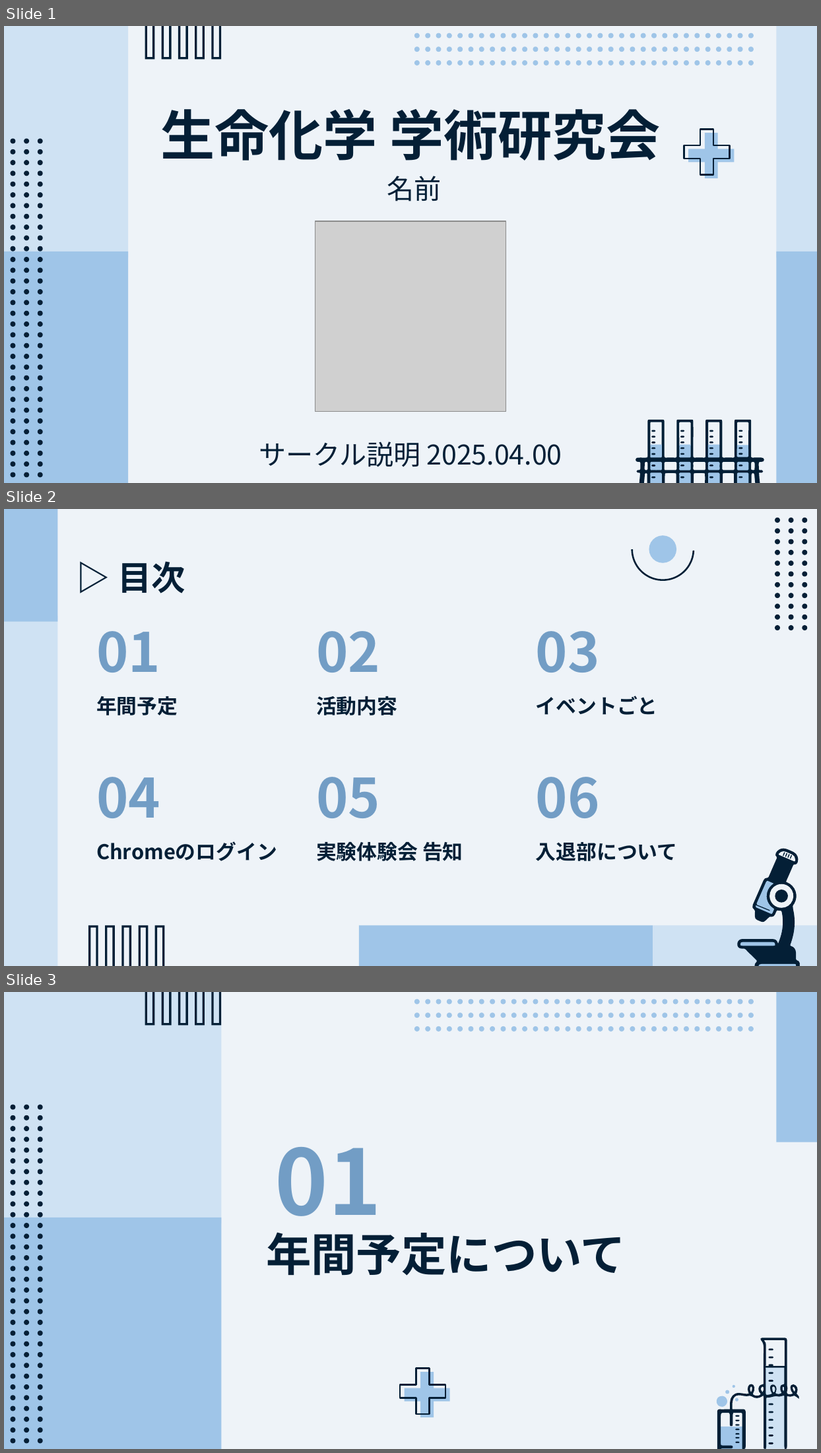
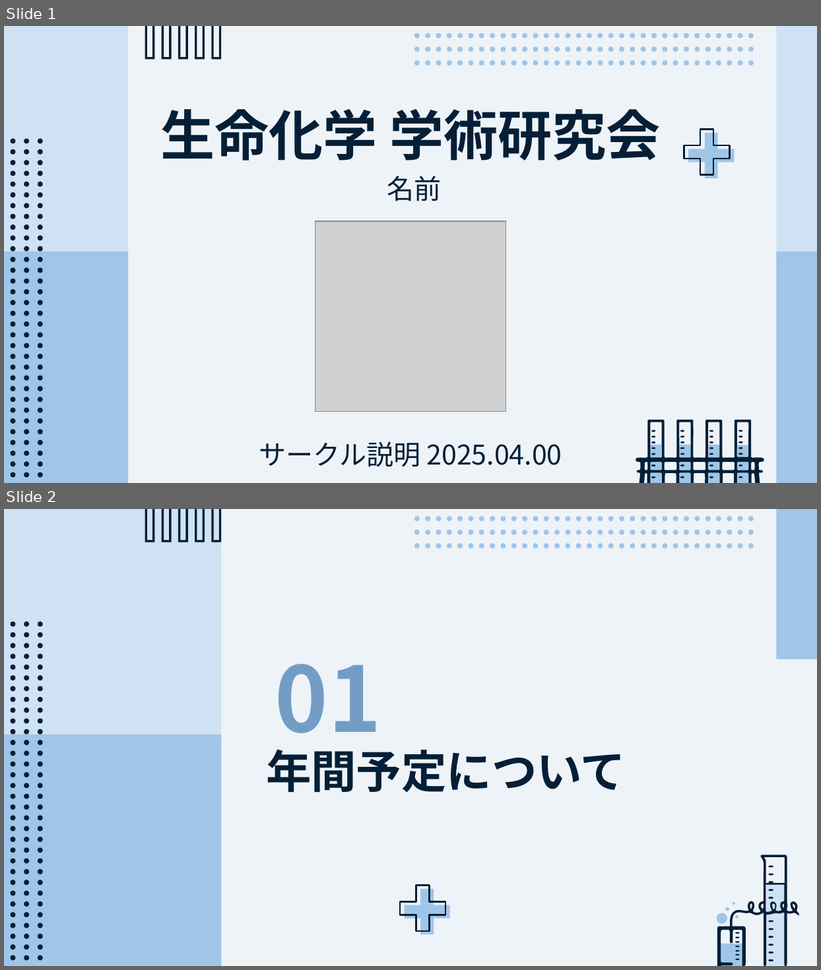
Before and after one commit to CL-ken/CL-ken.github.io, a slide deck: 2025/25_サークル説明.pptx. Shown one above the other, each under a label of ours: slides 1, 2 and 3 before the commit, slides 1 and 2 after it. The pictures are 821x1453 and 821x970 pixels, drawn with LibreOffice and Linux fonts; fonts in the diff are those of the drawing; grey boxes stand for pictures. Boxes give left, top, right and bottom in pixels: in the first picture for what was removed or moved away, otherwise in the second. Text is boxed around its words. In the diff, an @@ line names an element or a change of style, - is before the commit and + after.

```diff
--- a/2025/25_サークル説明.pptx
+++ b/2025/25_サークル説明.pptx
@@ slide 2 removed at (x1=4, y1=509, x2=817, y2=966), background #EEF3F8 @@
@@ arc (boxed as its full ellipse) removed at (x1=632, y1=519, x2=694, y2=580) @@
@@ ellipse removed at (x1=649, y1=536, x2=677, y2=564) @@
@@ title removed at (x1=118, y1=561, x2=186, y2=593) @@
-▷ 目次
@@ group removed at (x1=88, y1=517, x2=807, y2=966): 33 ellipses, 1 freeform shape @@
@@ title removed at (x1=96, y1=631, x2=160, y2=673) @@
-01
@@ title removed at (x1=316, y1=631, x2=380, y2=673) @@
-02
@@ title removed at (x1=536, y1=631, x2=600, y2=673) @@
-03
@@ subtitle removed at (x1=96, y1=696, x2=178, y2=716) @@
-年間予定
@@ subtitle removed at (x1=316, y1=696, x2=397, y2=716) @@
-活動内容
@@ subtitle removed at (x1=536, y1=696, x2=658, y2=715) @@
-イベントごと
@@ title removed at (x1=96, y1=777, x2=160, y2=819) @@
-04
@@ title removed at (x1=316, y1=777, x2=380, y2=819) @@
-05
@@ title removed at (x1=536, y1=777, x2=600, y2=819) @@
-06
@@ subtitle removed at (x1=96, y1=842, x2=277, y2=861) @@
-Chromeのログイン
@@ subtitle removed at (x1=316, y1=842, x2=463, y2=861) @@
-実験体験会 告知
@@ subtitle removed at (x1=536, y1=842, x2=678, y2=861) @@
-入退部について
@@ group removed at (x1=737, y1=849, x2=801, y2=966): 12 freeform shapes @@
@@ group removed at (x1=4, y1=509, x2=817, y2=966): 4 rectangles @@
@@ what was slide 3 is now slide 2 @@
```
Also in this commit, not shown: 3 slides changed, 1 other slide removed.
